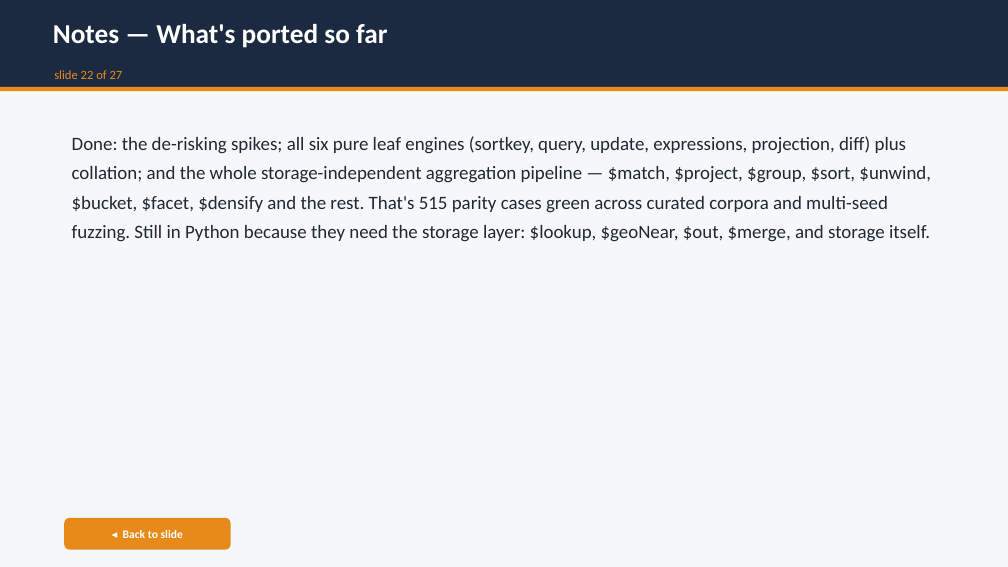
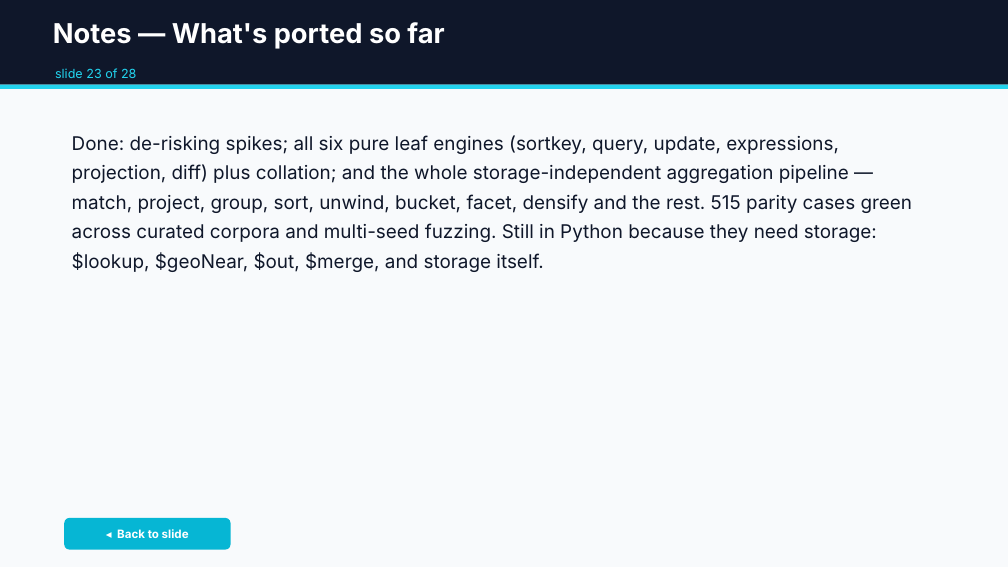
Before and after one commit to jdrumgoole/SecantusDB, a slide deck: slide 52 of docs/presentations/SecantusDB-overview.pptx (slide 50 before the commit). Drawn at 1008x567 pixels with LibreOffice and Linux fonts; fonts in the diff are those of the drawing. Boxes give left, top, right and bottom in pixels: in the first picture for what was removed or moved away, otherwise in the second. Text is boxed around its words. In the diff, an @@ line names an element or a change of style, - is before the commit and + after.

```diff
--- a/docs/presentations/SecantusDB-overview.pptx
+++ b/docs/presentations/SecantusDB-overview.pptx
@@ rectangle at (0, 0, 1008, 567): fill #F5F7FA to #F8FAFC @@
@@ rectangle at (0, 0, 1008, 85): fill #1B2A41 to #0F172A @@
@@ text "Notes — What's ported so ..." at (53, 22, 444, 49): font Calibri to Inter @@
@@ rectangle at (0, 85, 1008, 89): fill #E88A1A to #22D3EE @@
@@ text at (55, 68, 136, 78): text changed; font Calibri to Inter; text colour #E88A1A to #22D3EE @@
-slide 22 of 27
+slide 23 of 28
@@ text at (72, 135, 913, 272): text changed; font Calibri to Inter; text colour #202833 to #0F172A @@
-Done: the de-risking spikes; all six pure leaf engines (sortkey, query, update, expressions, projection, diff) plus collation; and the whole storage-independent aggregation pipeline — $match, $project, $group, $sort, $unwind, $bucket, $facet, $densify and the rest. That's 515 parity cases green across curated corpora and multi-seed fuzzing. Still in Python because they need the storage layer: $lookup, $geoNear, $out, $merge, and storage itself.
+Done: de-risking spikes; all six pure leaf engines (sortkey, query, update, expressions, projection, diff) plus collation; and the whole storage-independent aggregation pipeline — match, project, group, sort, unwind, bucket, facet, densify and the rest. 515 parity cases green across curated corpora and multi-seed fuzzing. Still in Python because they need storage: $lookup, $geoNear, $out, $merge, and storage itself.
@@ rounded rectangle "◂ Back to slide" at (64, 518, 231, 550): font Calibri to Inter; fill #E88A1A to #06B6D4 @@
```
Also in this commit, not shown: 52 other slides changed, 4 slides added, 2 slides removed, 4 other files.
